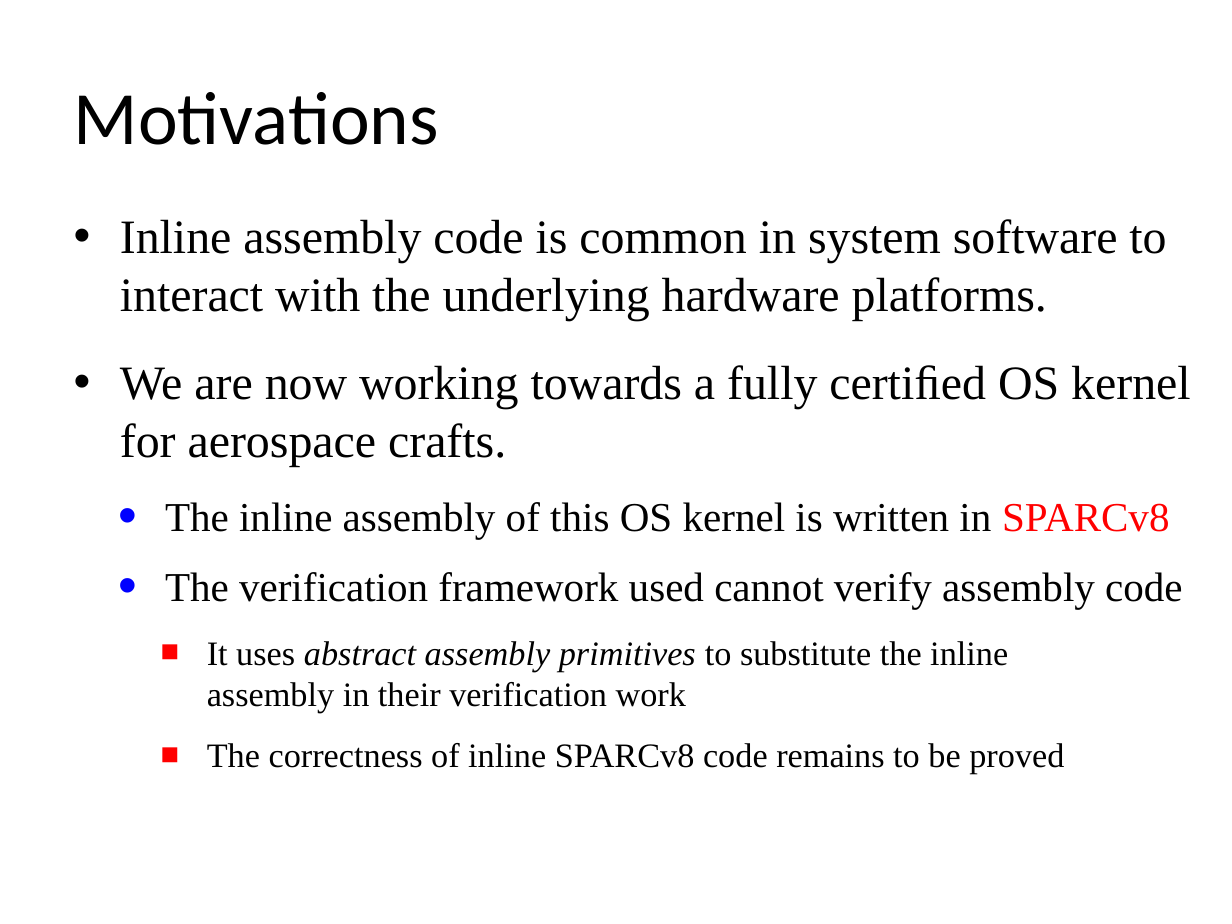
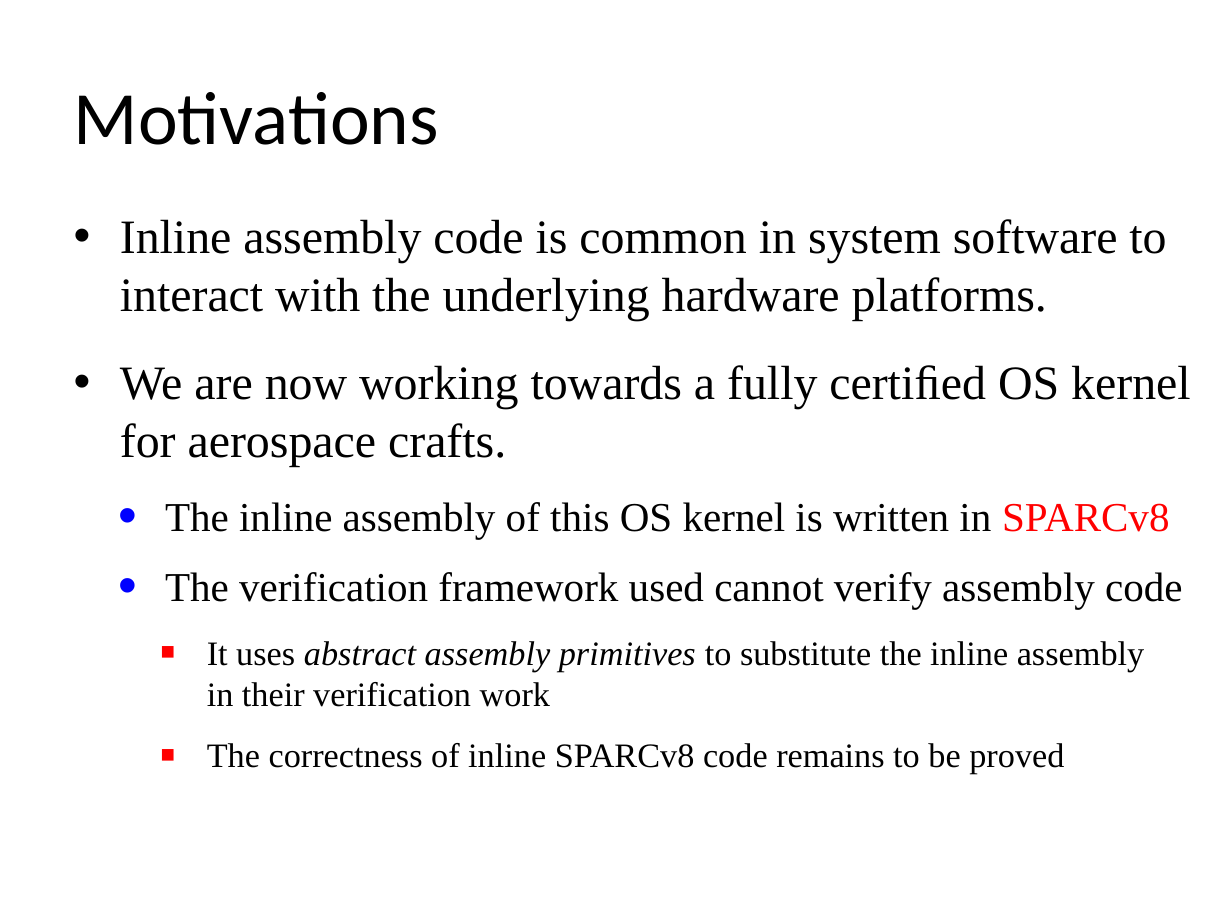
Before and after one commit to jpzha/SPARCv8-paper, a slide deck: slide 2 of final-version/Highlight.ppt. Drawn at 1232x924 pixels with LibreOffice and Linux fonts; fonts in the diff are those of the drawing. Boxes give left, top, right and bottom in pixels: in the first picture for what was removed or moved away, otherwise in the second. Text is boxed around its words. In the diff, an @@ line names an element or a change of style, - is before the commit and + after.

```diff
--- a/final-version/Highlight.ppt
+++ b/final-version/Highlight.ppt
@@ text "It uses abstract assembly primitives ..." rewrapped from <box>207,641,1064,774</box> to <box>207,641,1144,774</box> @@
```
Also in this commit, not shown: 1 other slide changed, 7 other files.
